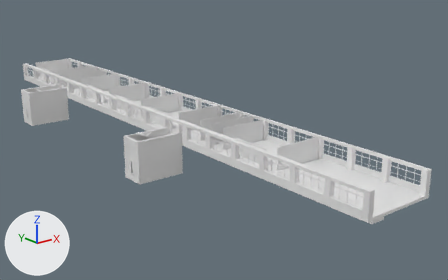
What one commit did to the OBJ model models/koyo/3dMap_north_3F.obj.
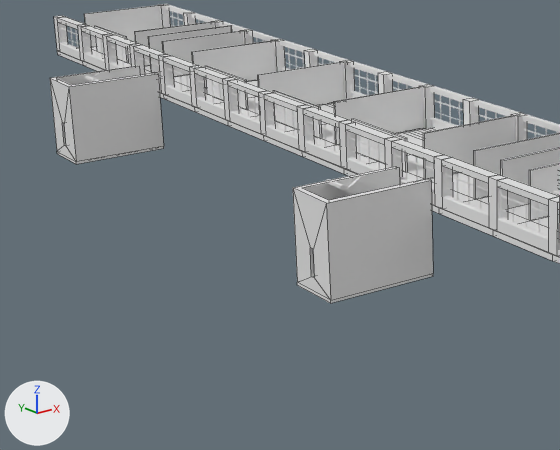
Old and new are each drawn whole from a 50 mm camera at (-71.2, -88.7, 36.5) aimed at (-13.1, -16.0, 7.4) and again close up on the part from 0% to 53% of the width and 20% to 88% of the height. The axes (+X, +Y, +Z) are drawn at lower left. The lights are the same throughout. The close-ups show mesh edges as thin lines. Where no turn or scale is listed for an object, it has been applied to the vertices.

In view in the first close-up: 'Str_W_S_3F_立方体.065', 'floor_S_3F_Cube.013', 'overWindow_S_3F-2_立方体.104', 'overWindow_S_3F_立方体.100', 'pillar_S_3F_立方体.101', 'underWindow_S_3F-2_立方体.007', 'wall_2B~Str3F2.001_立方体.114', 'wall_2C~2B.001_立方体.115', 'wall_2D~2C.001_立方体.117', 'wall_Out~JpHis.001_立方体.125', 'wall_Str3F1~2D.001_立方体.126', 'window_S_3F_立方体.097'.
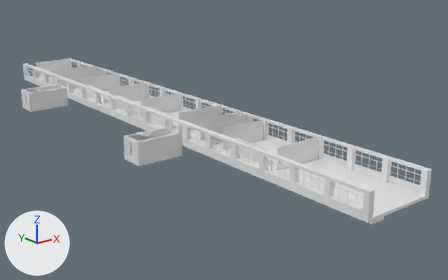
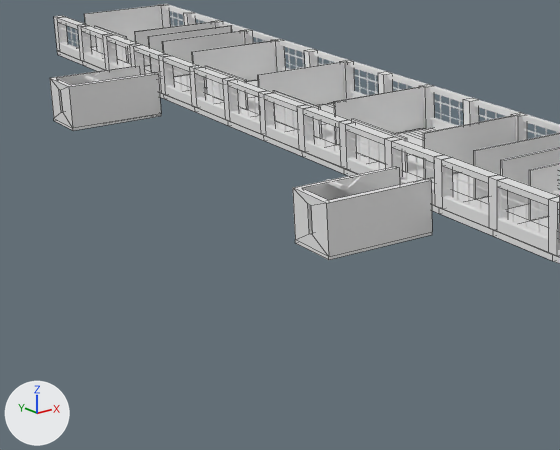
Boxes [x1, y1, x2, y2] around the edits, measured in the close-ups (560 x 450 px; the box of a moved part takes in the faces that stretch with it):
'Str_W_S_3F_立方体.065', reshaped (18% shorter)
    before: [50, 66, 433, 303]
    after: [50, 66, 432, 260]
part 1 of me_str_w_s_3f_立方体_065, moved or reshaped
    before: [50, 66, 164, 164]
    after: [50, 66, 161, 130]
part 2 of me_str_w_s_3f_立方体_065, moved or reshaped
    before: [293, 187, 433, 303]
    after: [293, 187, 432, 260]

The change in detail:
me_str_w_s_3f_立方体_065 has 64 vertices, 56 faces and spans x -31.1..-24.0, y -20.2..20.2, z 5.6..11.6.
me_str_w_s_3f_立方体_065 is used by ob_str_w_s_3f_立方体_065; location (0.0, 0.0, 0.0).
me_str_w_s_3f_立方体_065 part 1: all 24 vertices in x -31.1..-24.0, y 16.5..20.2, z 5.6..8.4 are moved by (0.0, 0.0, 2.6).
me_str_w_s_3f_立方体_065 part 2: all 24 vertices in x -31.1..-24.0, y -20.2..-16.5, z 5.6..8.4 are moved by (0.0, 0.0, 2.6).
